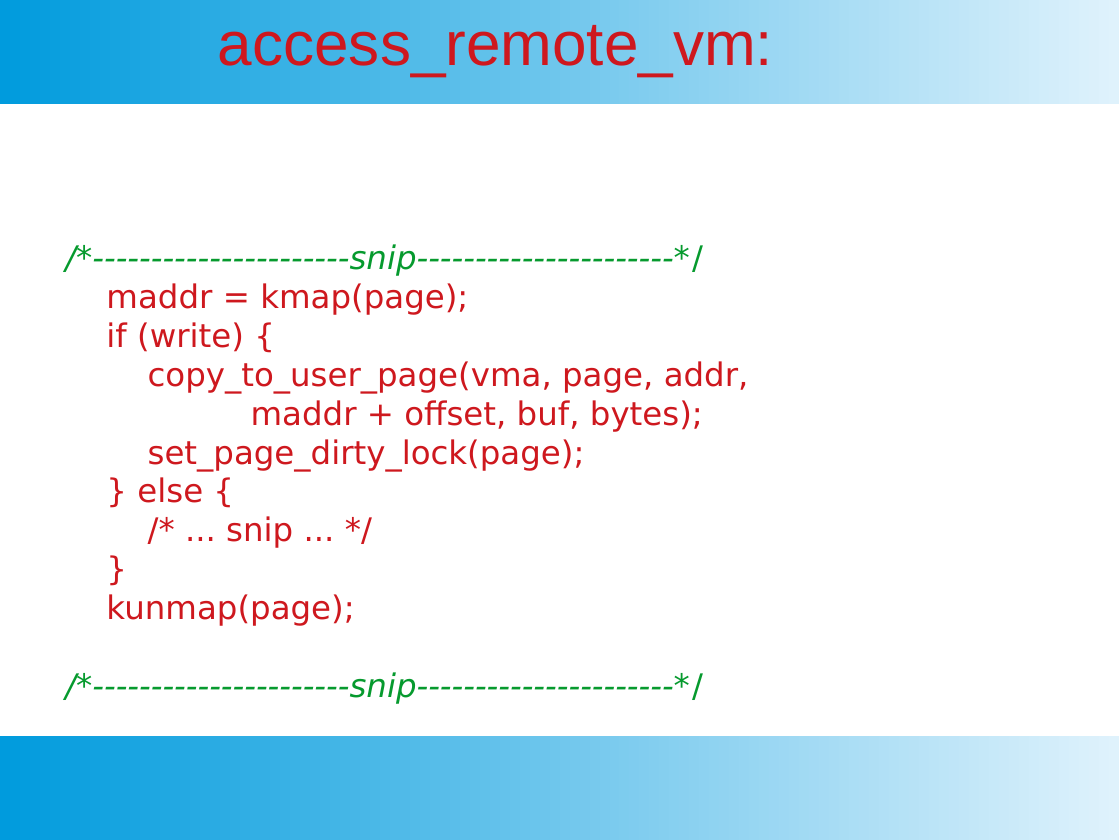
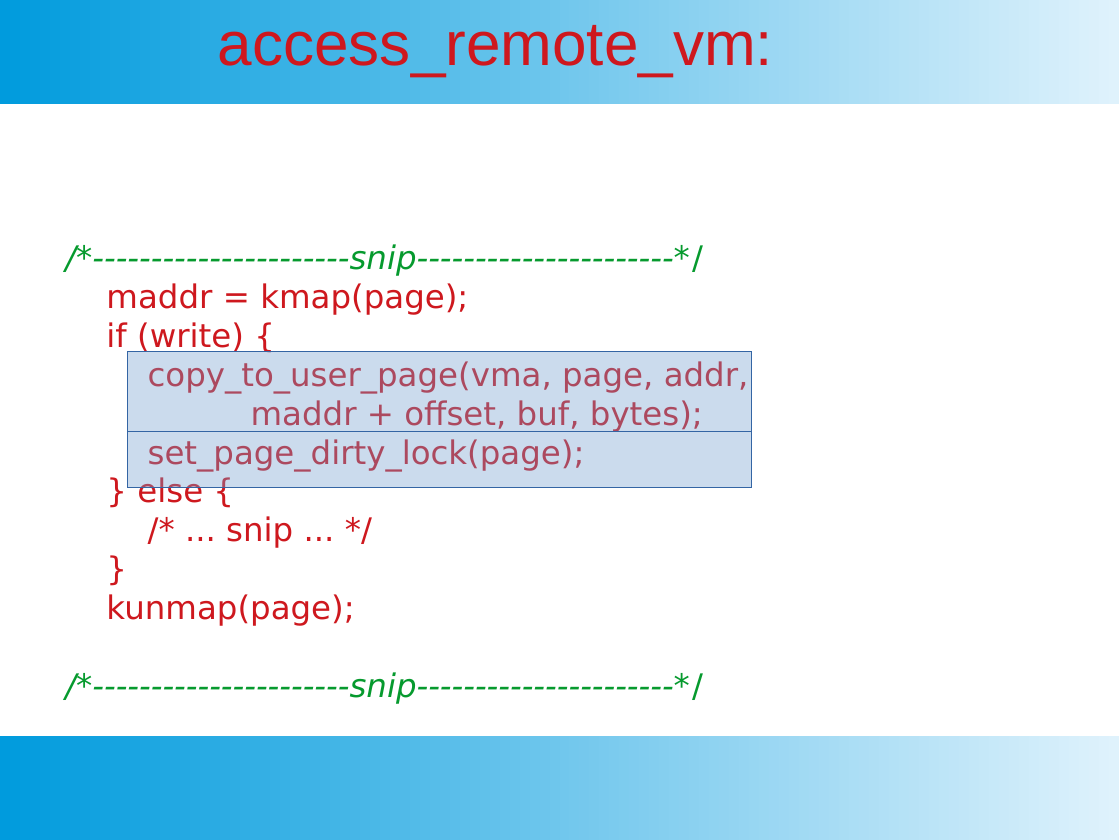
Before and after one commit to SubhajitCode/Seminar, a slide deck: slide 34 of Seminar 02/Seminar 2.pptx (slide 33 before the commit). Drawn at 1120x840 pixels with LibreOffice and Linux fonts; fonts in the diff are those of the drawing. Boxes give left, top, right and bottom in pixels: in the first picture for what was removed or moved away, otherwise in the second. Text is boxed around its words. In the diff, an @@ line names an element or a change of style, - is before the commit and + after.

```diff
--- a/Seminar 02/Seminar 2.pptx
+++ b/Seminar 02/Seminar 2.pptx
@@ rectangle added at [128,352,752,432], fill #729FCF at 37% opacity, outline #3465A4 0.75 pt @@
@@ rectangle added at [128,432,752,488], fill #729FCF at 37% opacity, outline #3465A4 0.75 pt @@
```
Also in this commit, not shown: 5 other slides changed, 1 slide added, 6 other files.
